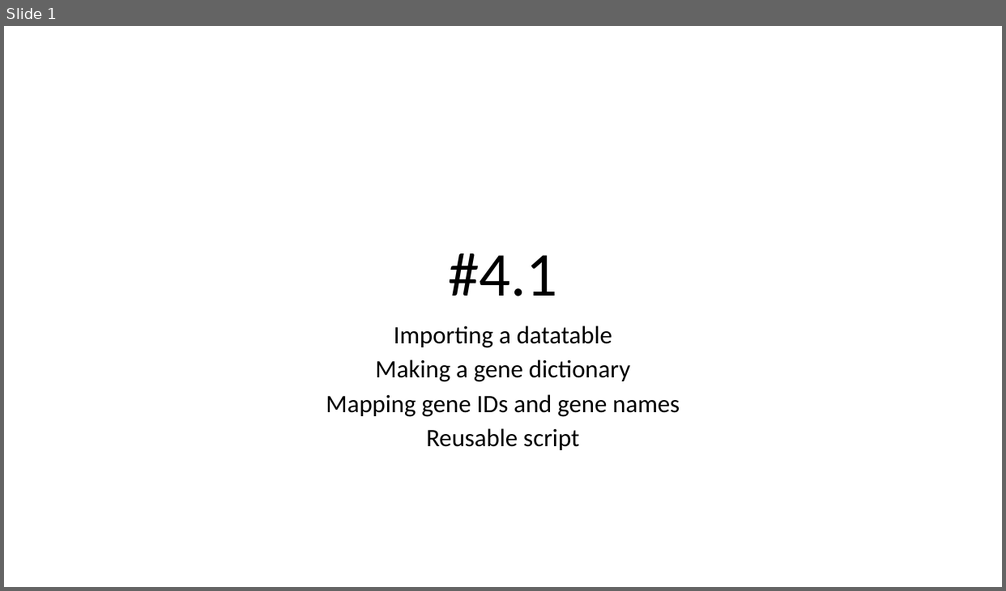
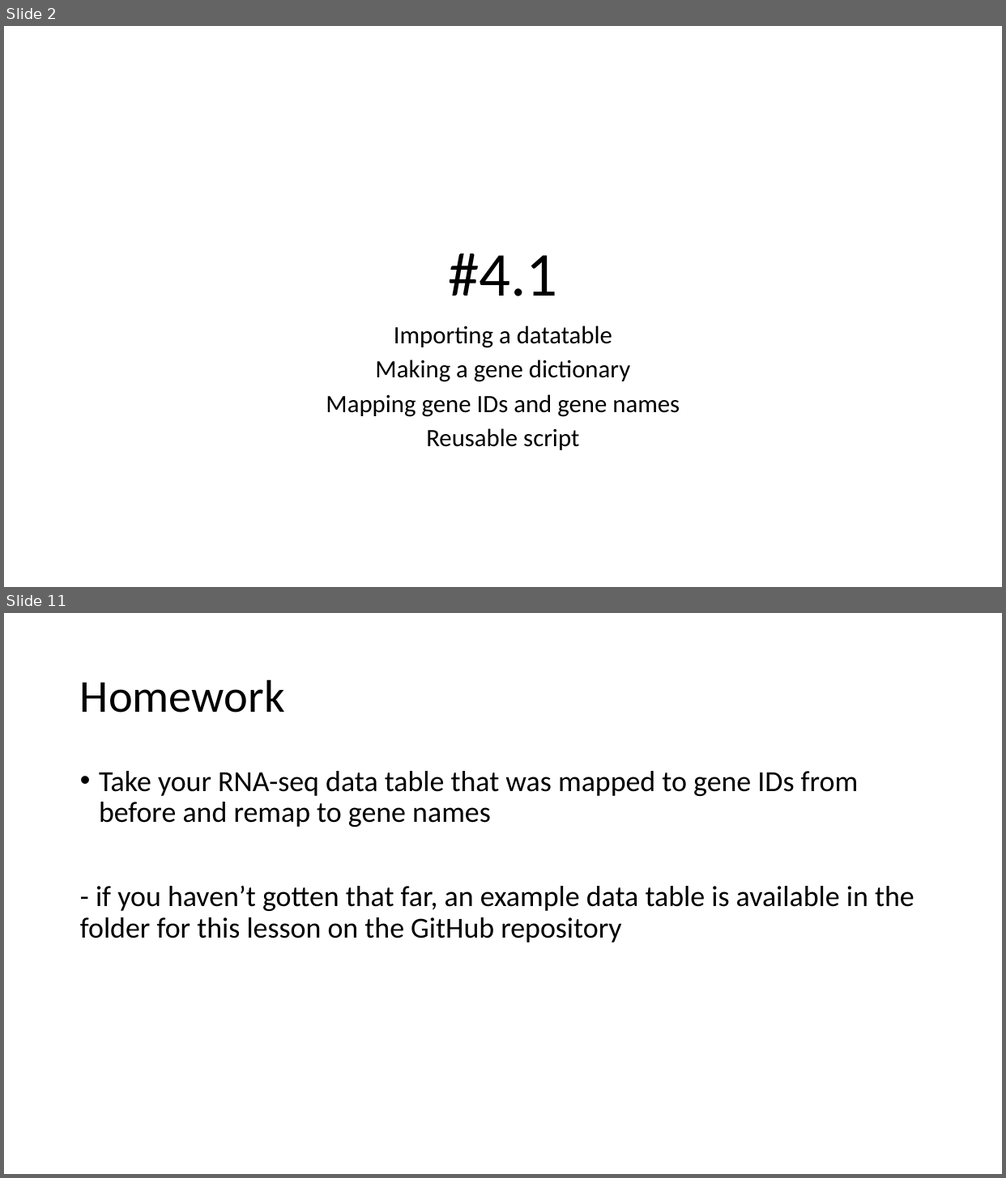
Before and after one commit to j-berg/bioinformatics-bootcamp, a slide deck: class_4_1/class_4_1.pptx. Shown one above the other, each under a label of ours: slide 1 before the commit, slides 2 and 11 after it; the slides between them are not shown. The pictures are 1006x591 and 1006x1178 pixels, drawn with LibreOffice and Linux fonts; fonts in the diff are those of the drawing. Boxes give left, top, right and bottom in pixels: in the first picture for what was removed or moved away, otherwise in the second. Text is boxed around its words. In the diff, an @@ line names an element or a change of style, - is before the commit and + after.

```diff
--- a/class_4_1/class_4_1.pptx
+++ b/class_4_1/class_4_1.pptx
@@ slide 11 added at (x1=4, y1=613, x2=1002, y2=1174), background #FFFFFF @@
@@ title added at (x1=80, y1=679, x2=285, y2=713), 44 pt, text #000000 @@
+Homework
@@ text added at (x1=80, y1=771, x2=914, y2=943), 28 pt, text #000000 @@
+• Take your RNA-seq data table that was mapped to gene IDs from before and remap to gene names
+- if you haven’t gotten that far, an example data table is available in the folder for this lesson on the GitHub repository
@@ what was slide 1 is now slide 2 @@
```
Also in this commit, not shown: 9 other slides added, 5 other files.
